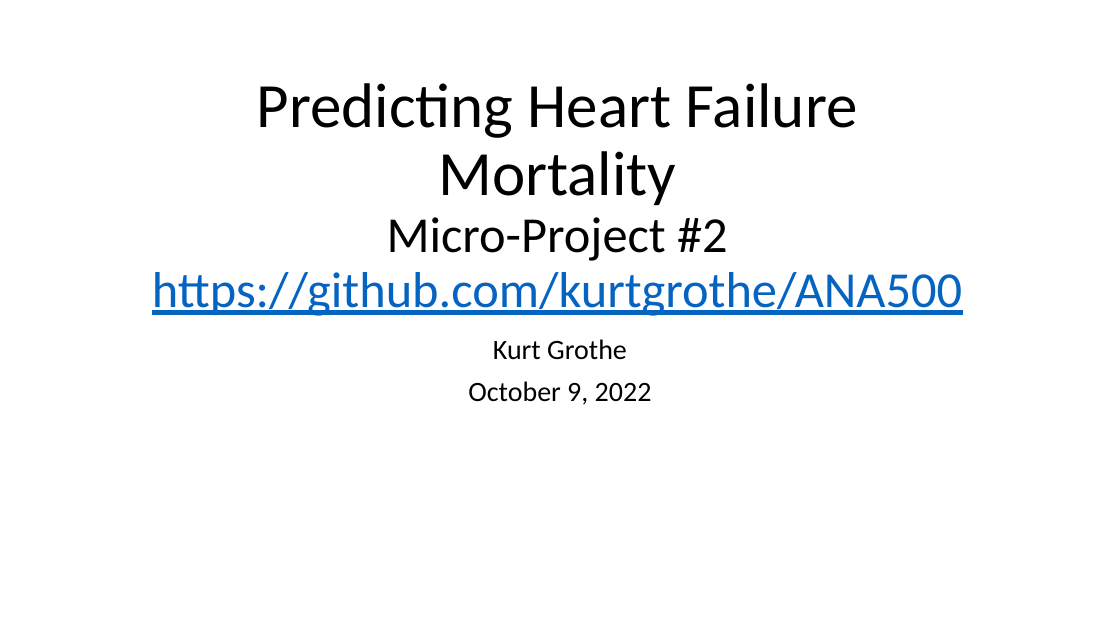
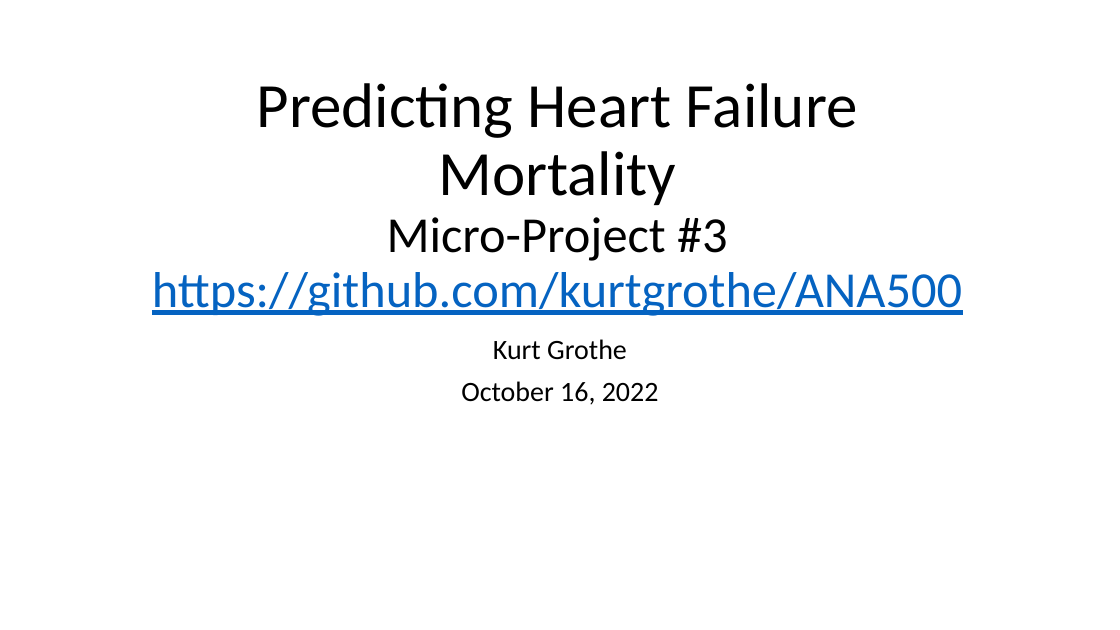
Before and after one commit to kurtgrothe/ANA500, a slide deck: slide 1 of Grothe_ANA500_Micro-Project.pptx. Drawn at 1120x630 pixels with LibreOffice and Linux fonts; fonts in the diff are those of the drawing. Boxes give left, top, right and bottom in pixels: in the first picture for what was removed or moved away, otherwise in the second. Text is boxed around its words. In the diff, an @@ line names an element or a change of style, - is before the commit and + after.

Commit message:
Updated powerpoint to Analyze data Updated model for project

```diff
--- a/Grothe_ANA500_Micro-Project.pptx
+++ b/Grothe_ANA500_Micro-Project.pptx
@@ title at (152, 83, 962, 316): text changed @@
-Predicting Heart Failure Mortality
-Micro-Project #2
-https://github.com/kurtgrothe/ANA500
+Predicting Heart Failure Mortality
+Micro-Project #3
+https://github.com/kurtgrothe/ANA500
@@ subtitle at (461, 381, 659, 405): text changed @@
-October 9, 2022
+October 16, 2022
```
Also in this commit, not shown: 3 other slides changed, 3 slides added, 1 other file.
